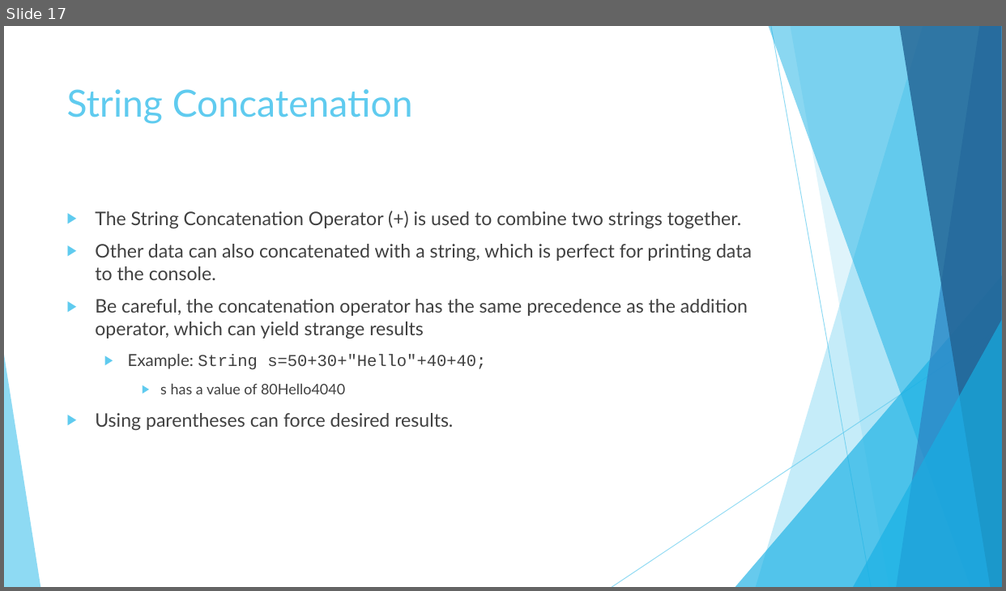
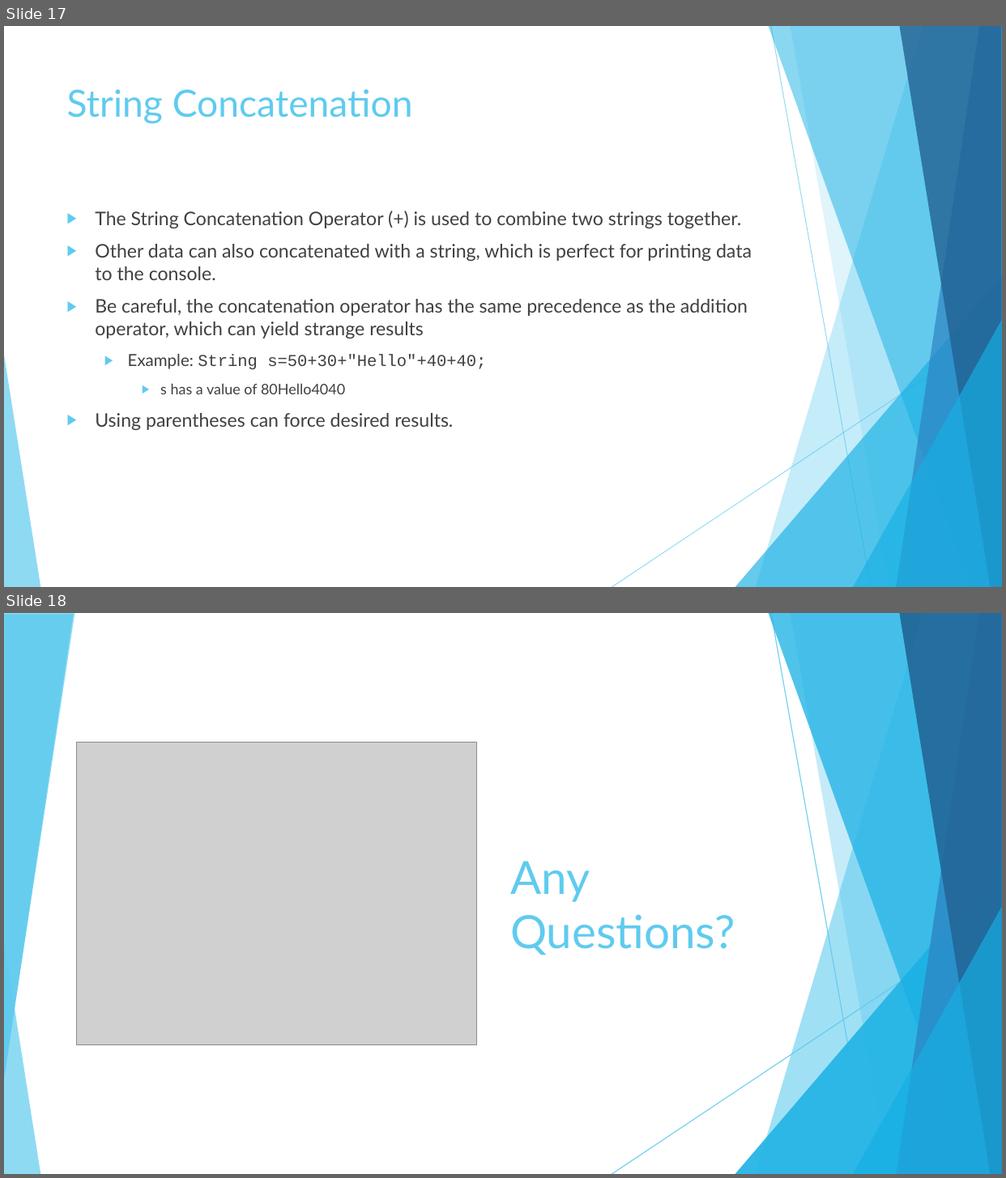
Before and after one commit to JoseRivas1998/Java-Game-Development-For-Absolute-Beginners, a slide deck: Slides/Lesson1.2.pptx. Shown one above the other, each under a label of ours: slide 17 before the commit, slides 17 and 18 after it. The pictures are 1006x591 and 1006x1178 pixels, drawn with LibreOffice and Linux fonts; fonts in the diff are those of the drawing; grey boxes stand for pictures. Boxes give left, top, right and bottom in pixels: in the first picture for what was removed or moved away, otherwise in the second. Text is boxed around its words. In the diff, an @@ line names an element or a change of style, - is before the commit and + after.

Commit message:
Added questions slide

```diff
--- a/Slides/Lesson1.2.pptx
+++ b/Slides/Lesson1.2.pptx
@@ slide 18 added at (4, 613, 1002, 1174), background #FFFFFF; not listed: 10 template elements that a slide beside it also shows @@
@@ triangle added at (4, 614, 73, 1078), fill #5FCBEF at 85% opacity @@
@@ picture added at (77, 743, 476, 1046) @@
@@ title added at (510, 861, 735, 956), 44 pt, text #5FCBEF @@
+Any Questions?
@@ group added at (4, 613, 1002, 1174): 6 freeform shapes, 2 lines, 2 triangles @@
```
